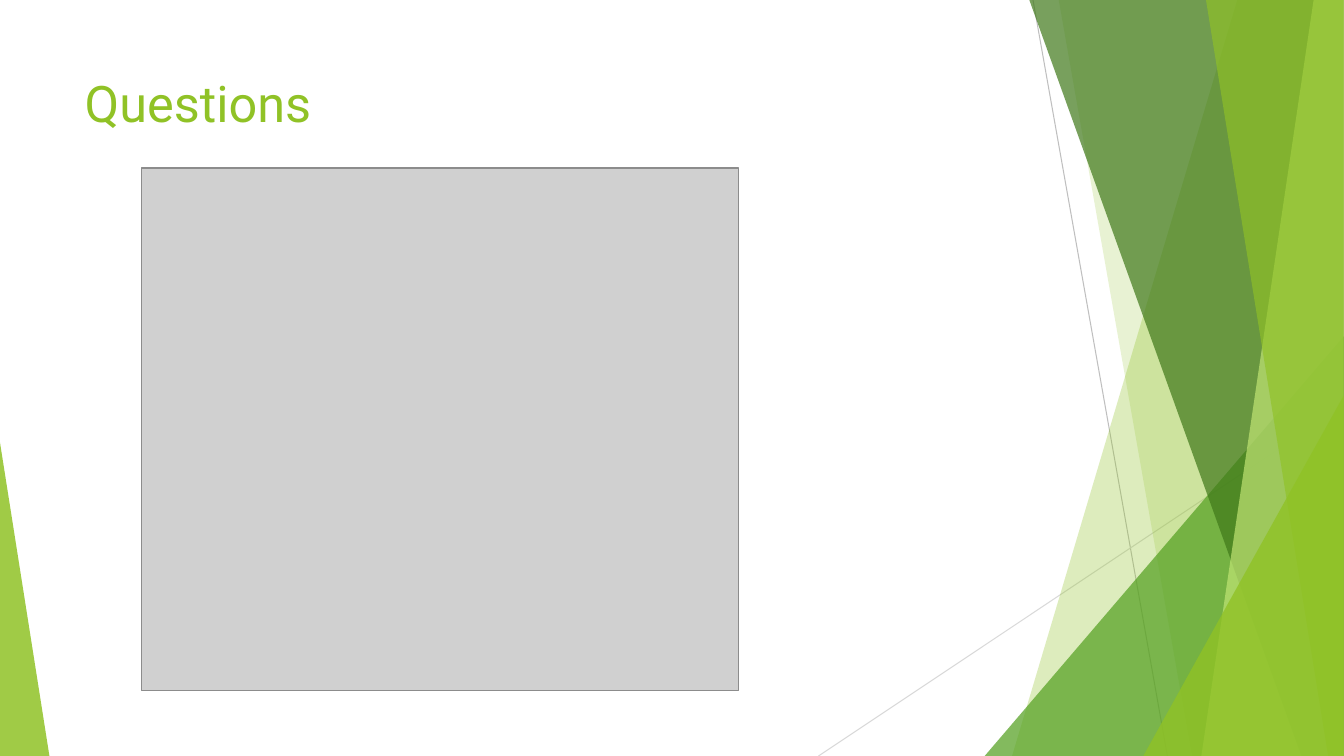
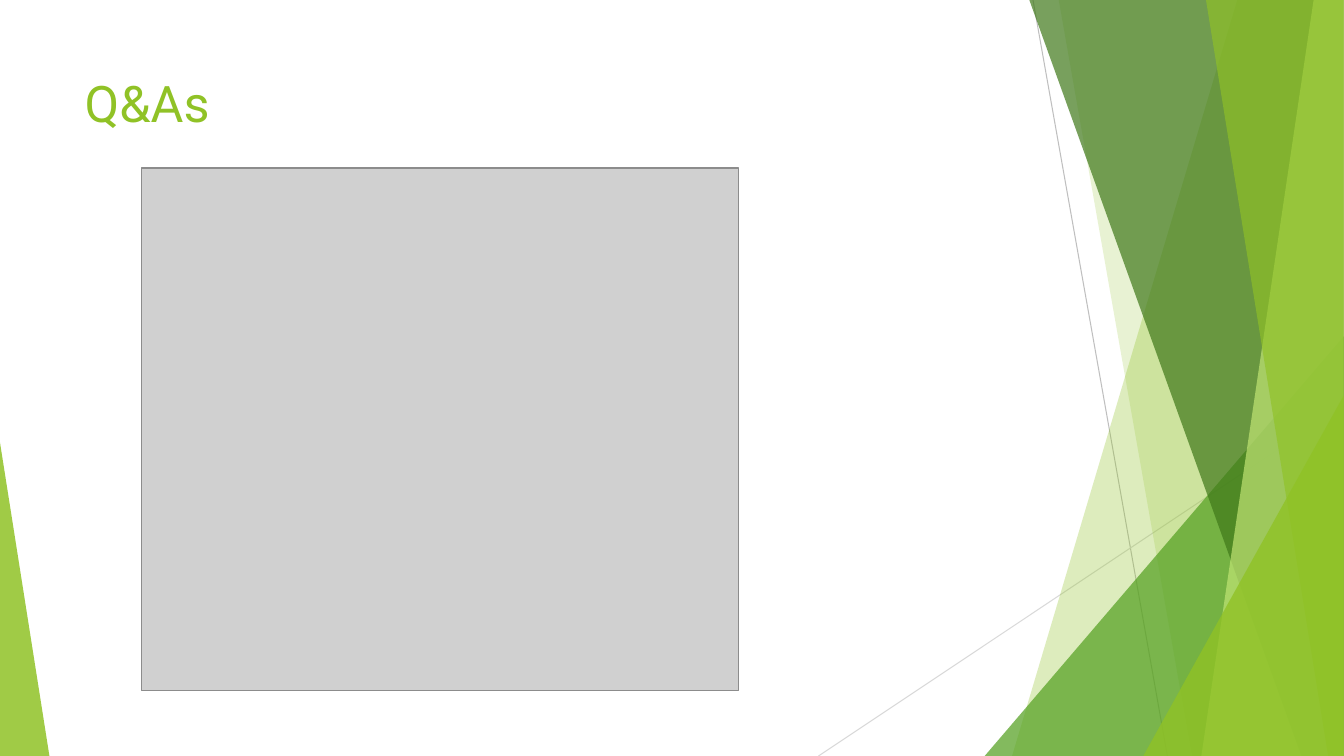
Before and after one commit to arynchoong/MTech-KE-SMID, a slide deck: slide 8 of reports/Traffic Jam Preventer System.pptx. Drawn at 1344x756 pixels with LibreOffice and Linux fonts; fonts in the diff are those of the drawing; grey boxes stand for pictures. Boxes give left, top, right and bottom in pixels: in the first picture for what was removed or moved away, otherwise in the second. Text is boxed around its words. In the diff, an @@ line names an element or a change of style, - is before the commit and + after.

```diff
--- a/reports/Traffic Jam Preventer System.pptx
+++ b/reports/Traffic Jam Preventer System.pptx
@@ title at [85, 85, 210, 128]: text changed @@
-Questions
+Q&As
```
Also in this commit, not shown: 1 other slide changed.
